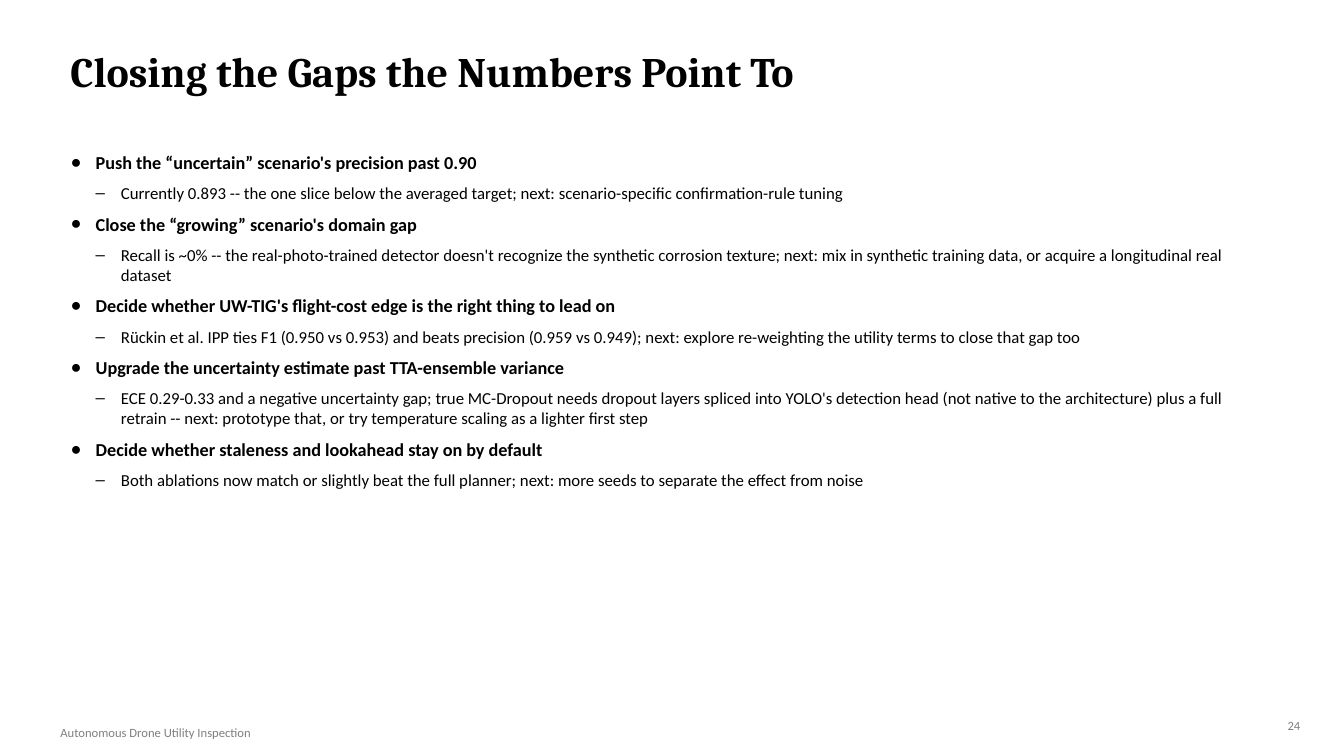
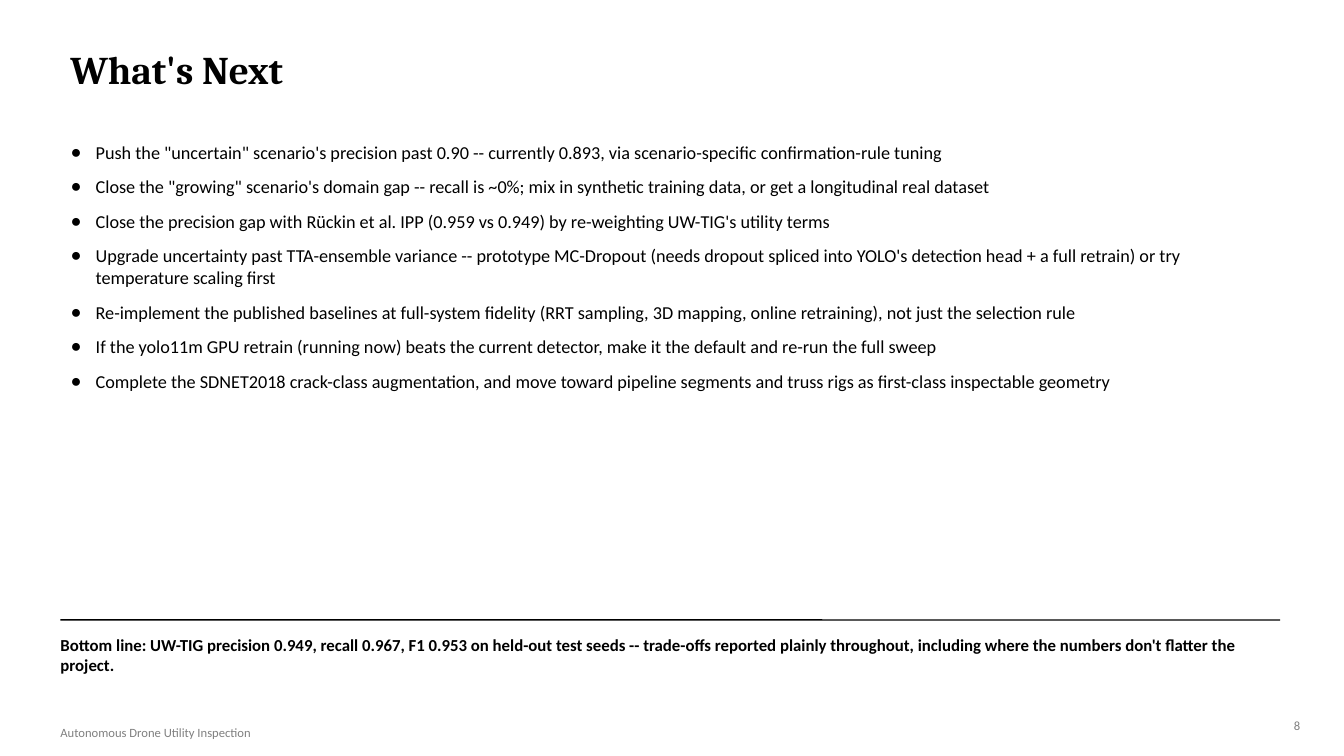
Before and after one commit to DrNeel11/project_work_1, a slide deck: slide 8 of drone-sim-today/Autonomous_Drone_Inspection_Progress.pptx (slide 24 before the commit). Drawn at 1344x756 pixels with LibreOffice and Linux fonts; fonts in the diff are those of the drawing. Boxes give left, top, right and bottom in pixels: in the first picture for what was removed or moved away, otherwise in the second. Text is boxed around its words. In the diff, an @@ line names an element or a change of style, - is before the commit and + after.

```diff
--- a/drone-sim-today/Autonomous_Drone_Inspection_Progress.pptx
+++ b/drone-sim-today/Autonomous_Drone_Inspection_Progress.pptx
@@ title at bbox=[70, 56, 283, 85]: text changed; size 30 to 28 pt @@
-Closing the Gaps the Numbers Point To
+What's Next
@@ text at bbox=[96, 146, 1180, 391]: text changed; size 12 to 13 pt @@
-● Push the “uncertain” scenario's precision past 0.90
-  – Currently 0.893 -- the one slice below the averaged target; next: scenario-specific confirmation-rule tuning
-● Close the “growing” scenario's domain gap
-  – Recall is ~0% -- the real-photo-trained detector doesn't recognize the synthetic corrosion texture; next: mix in synthetic training data, or acquire a longitudinal real dataset
-● Decide whether UW-TIG's flight-cost edge is the right thing to lead on
-  – Rückin et al. IPP ties F1 (0.950 vs 0.953) and beats precision (0.959 vs 0.949); next: explore re-weighting the utility terms to close that gap too
-● Upgrade the uncertainty estimate past TTA-ensemble variance
-  – ECE 0.29-0.33 and a negative uncertainty gap; true MC-Dropout needs dropout layers spliced into YOLO's detection head (not native to the architecture) plus a full retrain -- next: prototype that, or try temperature scaling as a lighter first step
-● Decide whether staleness and lookahead stay on by default
-  – Both ablations now match or slightly beat the full planner; next: more seeds to separate the effect from noise
+● Push the "uncertain" scenario's precision past 0.90 -- currently 0.893, via scenario-specific confirmation-rule tuning
+● Close the "growing" scenario's domain gap -- recall is ~0%; mix in synthetic training data, or get a longitudinal real dataset
+● Close the precision gap with Rückin et al. IPP (0.959 vs 0.949) by re-weighting UW-TIG's utility terms
+● Upgrade uncertainty past TTA-ensemble variance -- prototype MC-Dropout (needs dropout spliced into YOLO's detection head + a full retrain) or try temperature scaling first
+● Re-implement the published baselines at full-system fidelity (RRT sampling, 3D mapping, online retraining), not just the selection rule
+● If the yolo11m GPU retrain (running now) beats the current detector, make it the default and re-run the full sweep
+● Complete the SDNET2018 crack-class augmentation, and move toward pipeline segments and truss rigs as first-class inspectable geometry
@@ line added from (60, 620) to (1280, 620), #000000 1 pt @@
@@ text added at bbox=[60, 639, 1235, 674], 12 pt, text #000000, bold @@
+Bottom line: UW-TIG precision 0.949, recall 0.967, F1 0.953 on held-out test seeds -- trade-offs reported plainly throughout, including where the numbers don't flatter the project.
@@ text at bbox=[1294, 721, 1300, 730]: text changed @@
-24
+8
```
Also in this commit, not shown: 4 other slides changed, 3 slides added, 21 slides removed, 1 other file.
